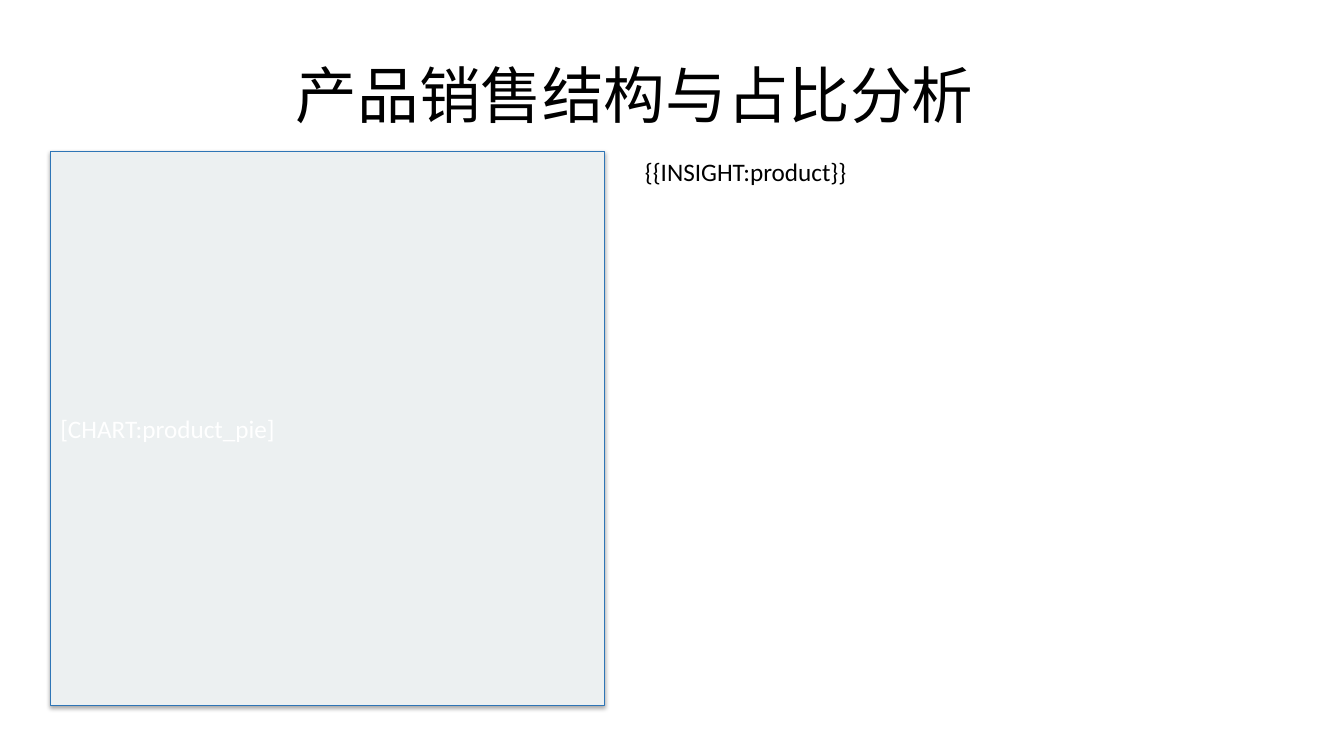
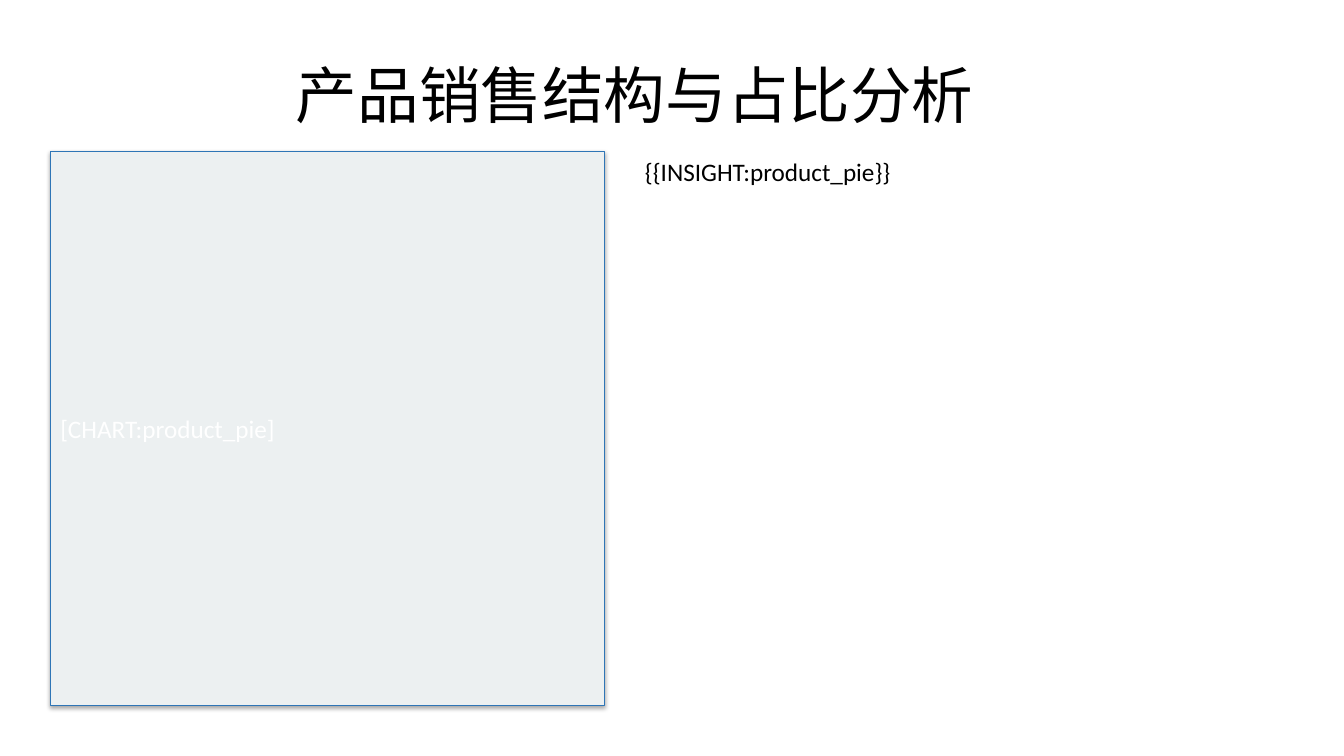
Before and after one commit to lijiahao1996/PPT-Automation, a slide deck: slide 5 of templates/销售分析报告_标准模板.pptx. Drawn at 1344x756 pixels with LibreOffice and Linux fonts; fonts in the diff are those of the drawing. Boxes give left, top, right and bottom in pixels: in the first picture for what was removed or moved away, otherwise in the second. Text is boxed around its words. In the diff, an @@ line names an element or a change of style, - is before the commit and + after.

Commit message:
修复 sales_by_person 命名统一 + data-insight skill 优化

```diff
--- a/templates/销售分析报告_标准模板.pptx
+++ b/templates/销售分析报告_标准模板.pptx
@@ text at <box>645,162,890,185</box>: text changed @@
-{{INSIGHT:product}}
+{{INSIGHT:product_pie}}
```
Also in this commit, not shown: 5 other slides changed, 11 other files.
